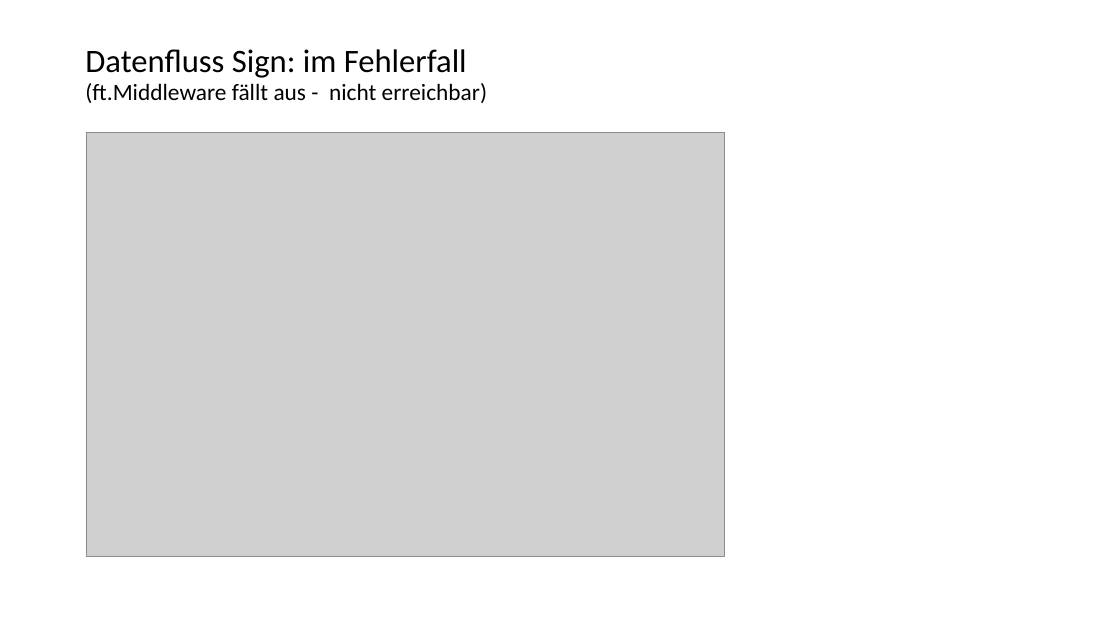
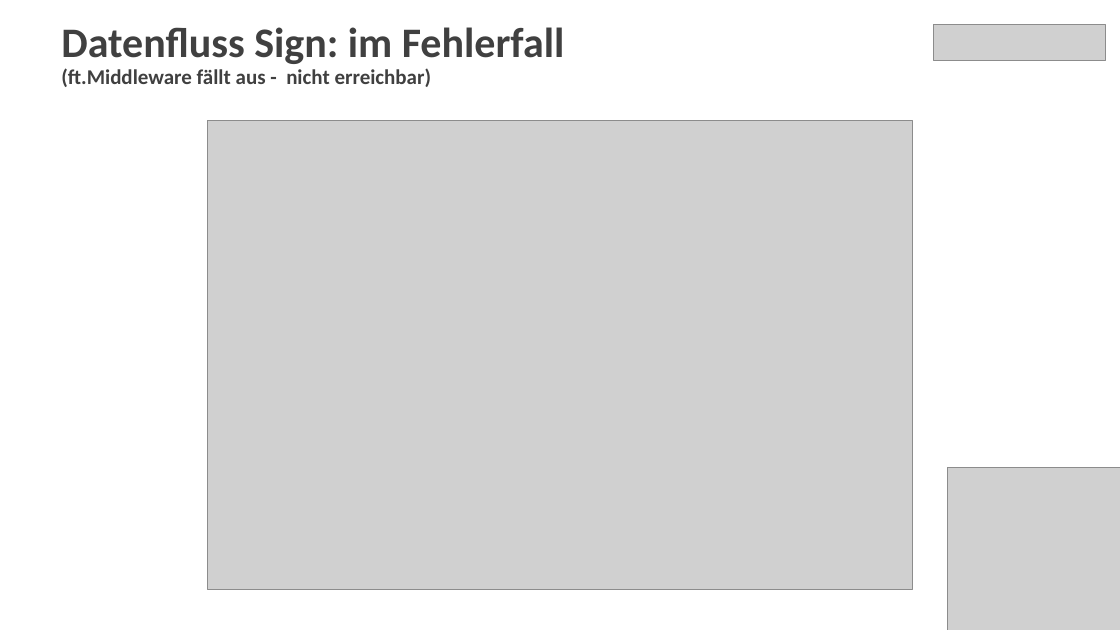
Before and after one commit to fiskaltrust/productdescription-de-doc, a slide deck: slide 14 of for-poscreators/presentation/media/lead-presentation-creator-de.pptx. Drawn at 1120x630 pixels with LibreOffice and Linux fonts; fonts in the diff are those of the drawing; grey boxes stand for pictures. Boxes give left, top, right and bottom in pixels: in the first picture for what was removed or moved away, otherwise in the second. Text is boxed around its words. In the diff, an @@ line names an element or a change of style, - is before the commit and + after.

```diff
--- a/for-poscreators/presentation/media/lead-presentation-creator-de.pptx
+++ b/for-poscreators/presentation/media/lead-presentation-creator-de.pptx
@@ title "Datenfluss Sign: im Fehlerfall (ft.Middleware ...": place and size @@
-title "Datenfluss Sign: im Fehlerfall (ft.Middleware ..." at [85, 49, 487, 103]
+title "Datenfluss Sign: im Fehlerfall (ft.Middleware ..." at [61, 27, 565, 87]
@@ title "Datenfluss Sign: im Fehlerfall (ft.Middleware ..." at [61, 27, 565, 87]: size 28 to 36 pt in "Datenfluss Sign: im Fehlerfall"; size 20 to 18 pt in "(ft.Middleware fällt aus - nicht erreichbar)"; text colour #000000 to #404040, bold on; vertical alignment middle to top @@
@@ picture added at [933, 24, 1105, 61] @@
@@ picture: place and size @@
-picture at [87, 133, 724, 557]
+picture at [208, 121, 913, 590]
@@ picture added at [948, 468, 1120, 630] @@
```
Also in this commit, not shown: 26 other slides changed, 3 slides added, 3 slides removed.
